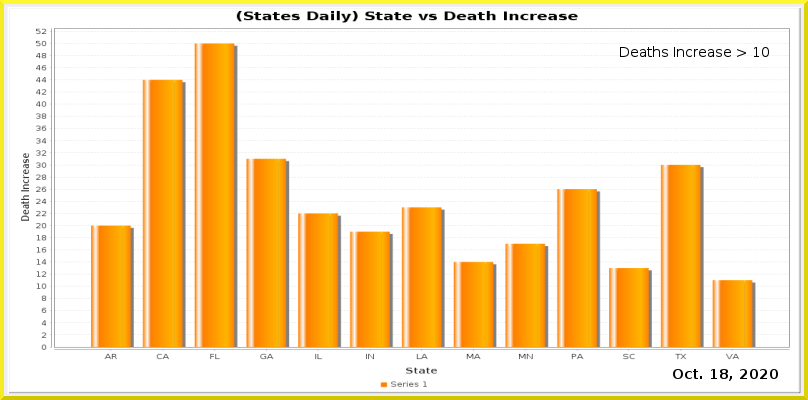
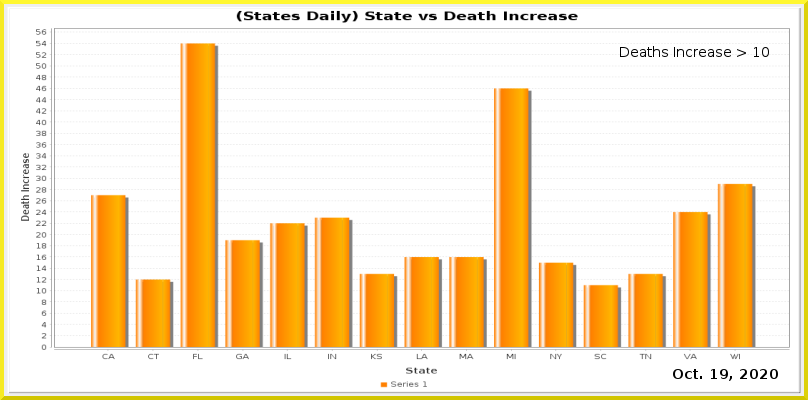
Comparing the layer stacks of the two 808x400 images. Changes:
painted on "Current Date" over bbox(720, 369, 728, 379)
painted on "Date_vs_TestIncrease.png" over bbox(36, 28, 789, 360)
